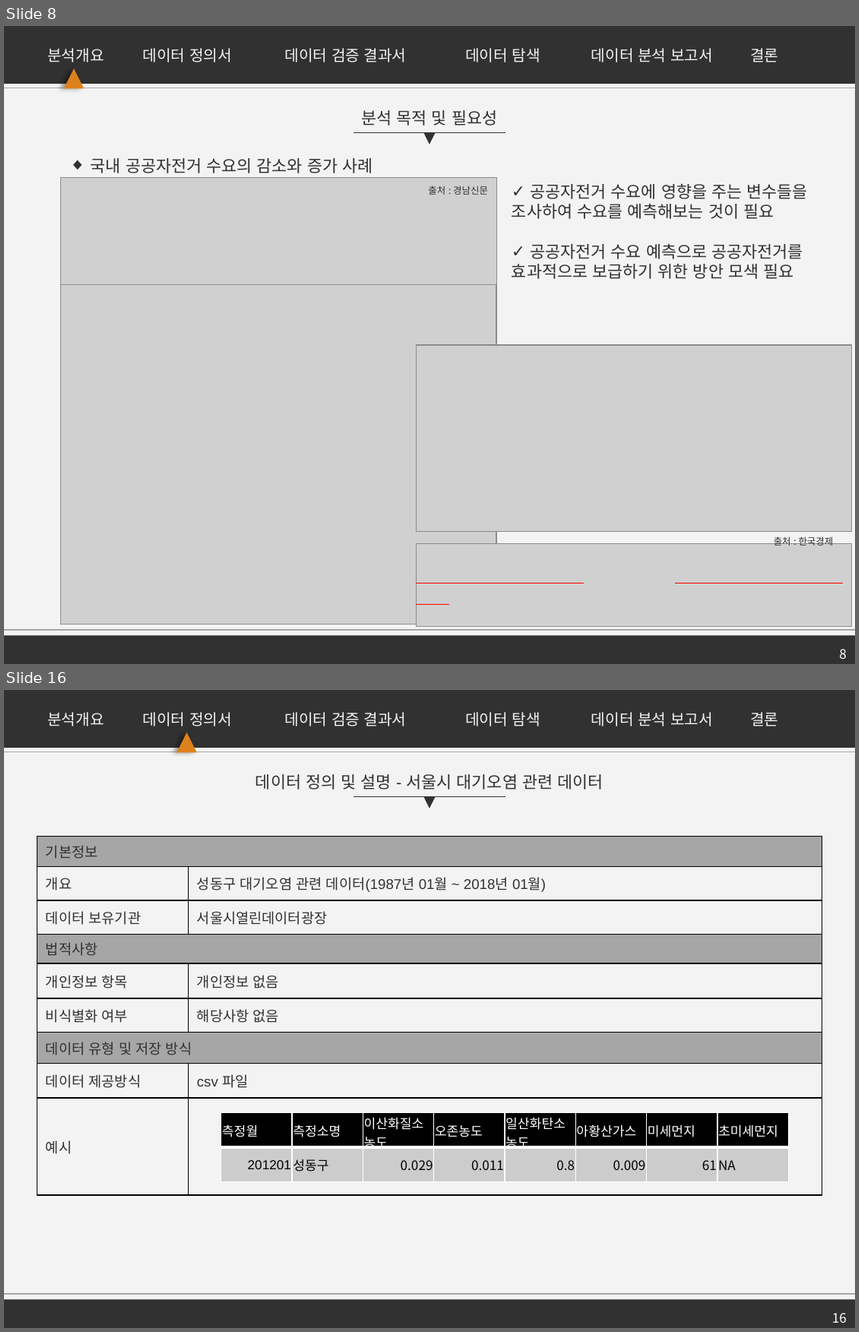
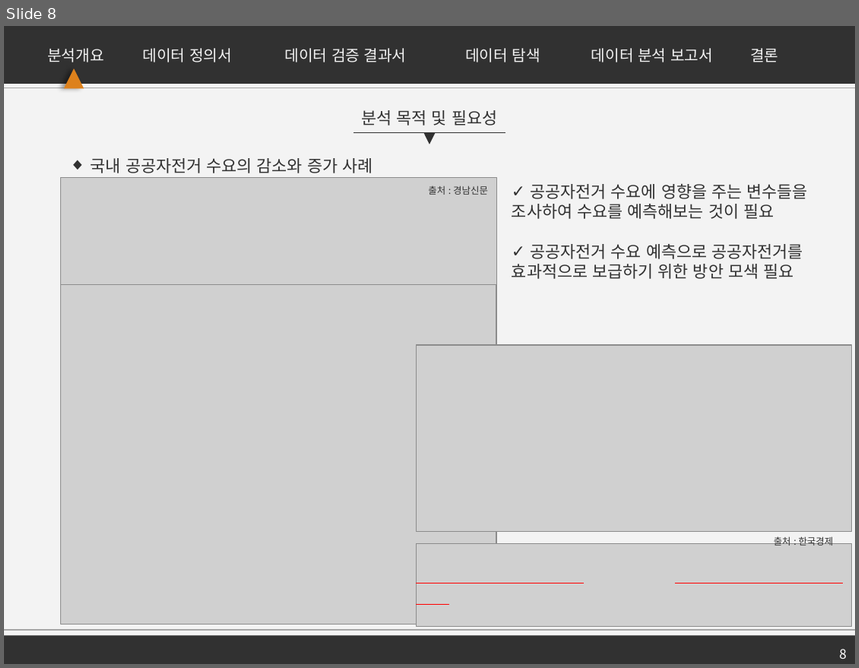
Before and after one commit to firstock/proj_sponge_bicycle, a slide deck: 서울시 공유자전거 수요 예측.pptx. Shown one above the other, each under a label of ours: slides 8 and 16 before the commit, slide 8 after it; the slides between them are not shown. The pictures are 859x1332 and 859x668 pixels, drawn with LibreOffice and Linux fonts; fonts in the diff are those of the drawing; grey boxes stand for pictures. Boxes give left, top, right and bottom in pixels: in the first picture for what was removed or moved away, otherwise in the second. Text is boxed around its words. In the diff, an @@ line names an element or a change of style, - is before the commit and + after.

```diff
--- a/서울시 공유자전거 수요 예측.pptx
+++ b/서울시 공유자전거 수요 예측.pptx
@@ slide 16 removed at [4,690,855,1328], background #F3F3F3 @@
@@ group removed at [4,690,855,753]: 6 texts, 1 rectangle, 1 triangle @@
-데이터 정의서
-데이터 검증 결과서
-분석개요
-데이터 분석 보고서
-결론
-데이터 탐색
@@ line removed from (855, 752) to (4, 752) @@
@@ text removed at [256,774,603,790] @@
-데이터 정의 및 설명 - 서울시 대기오염 관련 데이터
@@ line removed from (354, 796) to (506, 796) @@
@@ triangle removed at [424,796,436,809] @@
@@ table removed at [37,837,822,1195], 9 rows, 2 columns @@
-기본정보 | 
-개요 | 성동구 대기오염 관련 데이터(1987년 01월 ~ 2018년 01월)
-데이터 보유기관 | 서울시열린데이터광장
-법적사항 | 
-개인정보 항목 | 개인정보 없음
-비식별화 여부 | 해당사항 없음
-데이터 유형 및 저장 방식 | 
-데이터 제공방식 | csv 파일
-예시 | 
@@ table removed at [221,1113,786,1182], 2 rows, 8 columns @@
-측정월 | 측정소명 | 이산화질소농도 | 오존농도 | 일산화탄소농도 | 아황산가스 | 미세먼지 | 초미세먼지
-201201 | 성동구 | 0.029 | 0.011 | 0.8 | 0.009 | 61 | NA
@@ rectangle removed at [4,1300,855,1328] @@
@@ line removed from (855, 1294) to (4, 1294) @@
@@ page number removed at [832,1313,847,1323] @@
-16
```
Also in this commit, not shown: 12 slides changed, 8 other slides removed.
